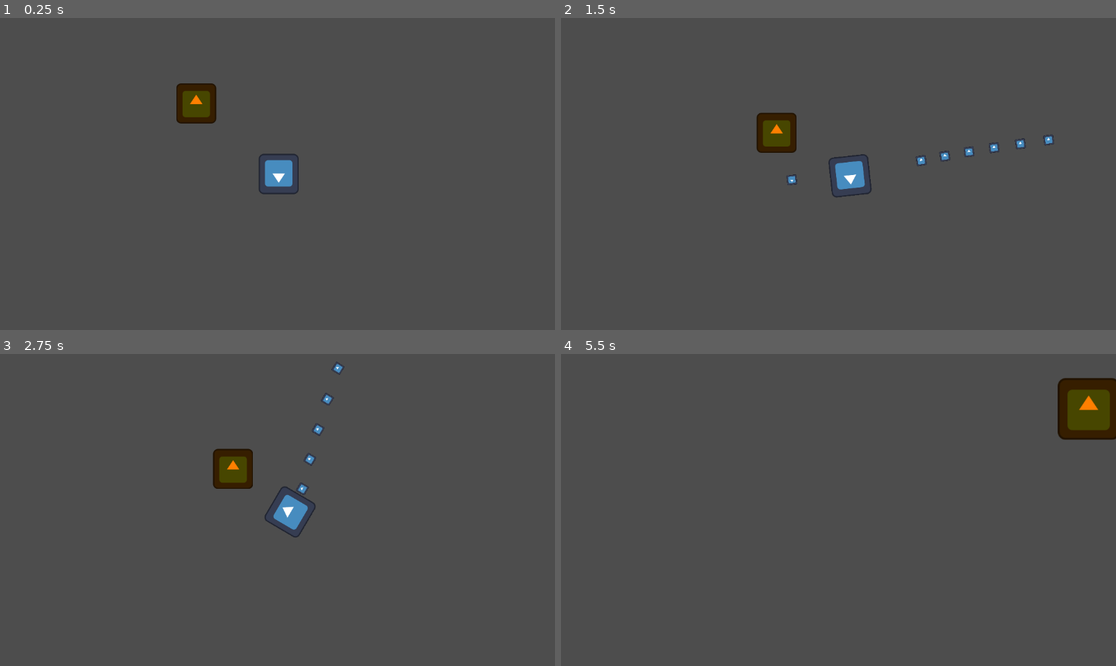
Above: before the commit, frames 1-4 (two rows, left to right).
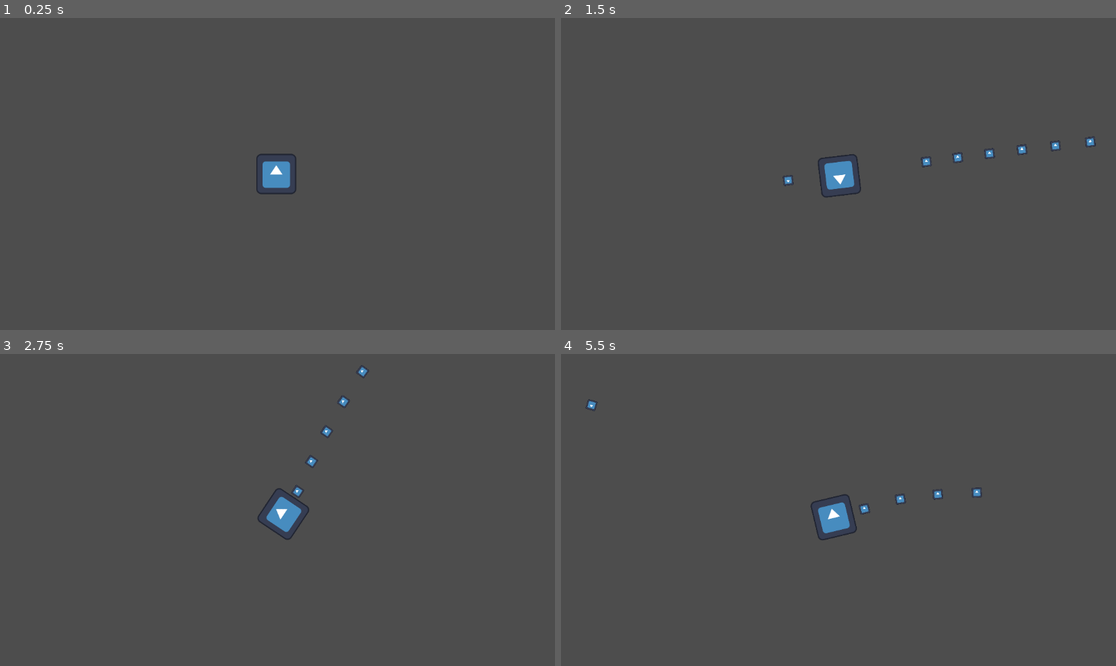
Above: after the commit, the same moments.

Repository: CMBadiuk/GMTK-Jam-25-Splashdown
Game: Godot game, scene res://World.tscn
Same seed, same stepped clock (60 frames per second), same inputs: the game is played once before the commit and once after it. The engine's default icon, where the game draws it, is replaced by a stand-in: a white triangle on a blue panel in a dark square.
Inputs (mouse positions are in pixels of both pictures, inside the frame that each line leads up to):
- Up to frame 1 (0.25 s): no input
- Up to frame 2 (1.5 s): move the mouse to (960, 158) at 0.52 s; press the mouse at (960, 158) at 0.53 s; hold D (Move_Right) 0.53-1.28 s; move the mouse to (727, 189) at 1.27 s; release the mouse at (727, 189) at 1.28 s; hold S (Move_Down) from 1.28 s (still down); click (727, 189) at 1.35 s
- Up to frame 3 (2.75 s): move the mouse to (333, 441) at 2.02 s; release S (Move_Down) at 2.03 s; press the mouse at (333, 441) at 2.03 s; hold D (Move_Right) from 2.03 s (still down)
- Up to frame 4 (5.5 s): move the mouse to (810, 572) at 2.77 s; release D (Move_Right) at 2.78 s; release the mouse at (810, 572) at 2.78 s; hold W (Move_Up) 2.78-3.53 s; click (810, 572) at 2.85 s; move the mouse to (1005, 556) at 3.52 s; press the mouse at (1005, 556) at 3.53 s; hold A (Move_Left) 3.53-5.03 s; move the mouse to (672, 463) at 4.27 s; release the mouse at (672, 463) at 4.28 s; click (672, 463) at 4.35 s; move the mouse to (866, 510) at 5.02 s; press the mouse at (866, 510) at 5.03 s; hold S (Move_Down) from 5.03 s (still down)

The runs differ from the first frame. In frame 1, 1.2% of the frame differs, in the area x 31-54%, y 20-57%; in frame 2, 2.0%; in frame 3, 1.8%; in frame 4, 2.8%, in the area x 4-100%, y 7-60%.

Commit message:
Created Full Lazy River Loop
- Added organization nodes for the red collision bodies and the river currents
- adjusted direction for each current
- created full ChaserFullNavRegion (I haven't deleted the old one just in case it creates an error)

Diff:
--- a/World.tscn
+++ b/World.tscn
@@ -1,69 +1,212 @@
-[gd_scene load_steps=6 format=3 uid="uid://cr75xubf3ymsk"]
+[gd_scene load_steps=7 format=3 uid="uid://cr75xubf3ymsk"]
 
 [ext_resource type="PackedScene" uid="uid://ckwn072cvvxnx" path="res://player.tscn" id="1_2dftf"]
 [ext_resource type="PackedScene" uid="uid://crseh7g7s6ifg" path="res://river_current.tscn" id="2_bcbcq"]
 [ext_resource type="PackedScene" uid="uid://p7acrgel14o6" path="res://chaser.tscn" id="3_bcbcq"]
 
 [sub_resource type="RectangleShape2D" id="RectangleShape2D_2dftf"]
-size = Vector2(1889, 80)
+size = Vector2(1905.21, 79.6044)
 
 [sub_resource type="NavigationPolygon" id="NavigationPolygon_2dftf"]
-vertices = PackedVector2Array(3197.42, -1058.15, 3474.02, -658.609, 2124.94, 254, 1979.08, -230, 98, 254, 98, -230)
-polygons = Array[PackedInt32Array]([PackedInt32Array(0, 1, 2, 3), PackedInt32Array(3, 2, 4, 5)])
-outlines = Array[PackedVector2Array]([PackedVector2Array(88, -240, 1976, -240, 3200, -1072, 3488, -656, 2128, 264, 88, 264)])
+vertices = PackedVector2Array(98, 243.961, -1163.14, -600.43, -1172.56, -928.172, -1096.63, -908.156, -537.211, -749.797, 254.211, -230, 2128.89, -1769.96, 2137.76, -1797.35, 3406.98, -940.008, 1982.76, -1319.04, 3458.42, -679.156, 2782.4, -764.062, 1980.14, -1310.95, 3473.75, -658.43, 2124.94, 254, 1979.02, -230, 98, 254, -538.883, -781.828, -1091.36, -927.438, -1156.96, -946.008, 103.07, -1808.98, 233.883, -1311.99, 2116.17, -1802.04, 1950.84, -1334.24, 1945.41, -1318.89, -1091.28, -927.422, -1091.45, -927.469)
+polygons = Array[PackedInt32Array]([PackedInt32Array(0, 1, 2, 3, 4, 5), PackedInt32Array(6, 7, 8), PackedInt32Array(9, 6, 8, 10, 11, 12), PackedInt32Array(10, 13, 14, 15, 11), PackedInt32Array(14, 16, 0, 5, 15), PackedInt32Array(17, 18, 19, 20, 21), PackedInt32Array(21, 20, 22, 23, 24), PackedInt32Array(18, 25, 26)])
+outlines = Array[PackedVector2Array]([PackedVector2Array(88, -240, 1976, -240, 3196, -1051, 3488, -656, 2128, 264, 88, 264), PackedVector2Array(2775, -757, 1955, -1316, 1960.27, -1330.91, 2126.35, -1800.84, 2131, -1814, 3416, -946, 3473, -657, 3190, -1040), PackedVector2Array(-533, -759, 277, -227, 92, -229, 98, 256, -1173, -595, -1183, -943), PackedVector2Array(2132, -1812, 100, -1819, -1182, -941, -537, -771, 237, -1302, 1969, -1309, 1973.25, -1322.12, 2119.38, -1773.04)])
+
+[sub_resource type="NavigationPolygon" id="NavigationPolygon_bcbcq"]
+vertices = PackedVector2Array(2772.79, -756.812, 3401.21, -933.531, 3413.78, -629.102, 2118.85, 266.008, 1964.06, -220.031, 104.07, 272.977, 247.828, -203.969, -530.359, -761.812, -1165.23, -596.43, -648.977, -793.383, -1180.39, -934.82, -1172.46, -932.711, 2128.93, -1793, 1977.13, -1310, 88.0938, -1793, 228.82, -1310, -643.969, -812.633, -519, -780.82)
+polygons = Array[PackedInt32Array]([PackedInt32Array(0, 1, 2, 3, 4), PackedInt32Array(4, 3, 5, 6), PackedInt32Array(7, 6, 5, 8, 9), PackedInt32Array(9, 8, 10, 11), PackedInt32Array(12, 1, 0, 13), PackedInt32Array(14, 12, 13, 15), PackedInt32Array(11, 14, 15, 16), PackedInt32Array(16, 9, 11), PackedInt32Array(16, 15, 17)])
+outlines = Array[PackedVector2Array]([PackedVector2Array(251, -214, 1961, -230, 2755, -757, 1974, -1300, 232, -1300, -517, -770, -1181, -939, 85, -1803, 2132, -1803, 3411, -939, 3424, -624, 2122, 276, 101, 283, -1175, -591, -1191, -948, -526, -771)])
 
 [node name="World" type="Node"]
 
 [node name="Player" parent="." instance=ExtResource("1_2dftf")]
-position = Vector2(712, 88)
-
-[node name="RiverCurrent" parent="." instance=ExtResource("2_bcbcq")]
+position = Vector2(-709, -1037)
+
+[node name="RiverCurrents" type="Node" parent="."]
+
+[node name="RiverCurrent" parent="RiverCurrents" instance=ExtResource("2_bcbcq")]
 position = Vector2(1112, 16)
 
-[node name="RiverCurrent2" parent="." instance=ExtResource("2_bcbcq")]
+[node name="RiverCurrent2" parent="RiverCurrents" instance=ExtResource("2_bcbcq")]
 position = Vector2(2664, -400)
 rotation = -0.597879
 scale = Vector2(0.80021, 1)
 current_direction = Vector2(1, -0.5)
 
-[node name="StaticBody2D" type="StaticBody2D" parent="."]
-
-[node name="CollisionShape2D" type="CollisionShape2D" parent="StaticBody2D"]
-position = Vector2(1032, -280)
-shape = SubResource("RectangleShape2D_2dftf")
-debug_color = Color(1, 0, 0, 0.419608)
-
-[node name="StaticBody2D2" type="StaticBody2D" parent="."]
-position = Vector2(-8, 592)
+[node name="RiverCurrent5" parent="RiverCurrents" instance=ExtResource("2_bcbcq")]
+position = Vector2(-438, -406)
+rotation = 0.592907
+scale = Vector2(0.80021, 1)
+current_direction = Vector2(1, 0.5)
+
+[node name="RiverCurrent3" parent="RiverCurrents" instance=ExtResource("2_bcbcq")]
+position = Vector2(2677, -1131)
+rotation = -2.54879
+scale = Vector2(0.80021, 1)
+current_direction = Vector2(-1, -0.5)
+
+[node name="RiverCurrent6" parent="RiverCurrents" instance=ExtResource("2_bcbcq")]
+position = Vector2(-409, -1145)
+rotation = -0.594415
+scale = Vector2(0.80021, 1)
+current_direction = Vector2(-1, 0)
+
+[node name="RiverCurrent4" parent="RiverCurrents" instance=ExtResource("2_bcbcq")]
+position = Vector2(1159, -1545)
+rotation = -3.1421
+scale = Vector2(1.04021, 1)
+current_direction = Vector2(-1, 0)
+
+[node name="RedCollisionBodies" type="Node" parent="."]
+
+[node name="StaticBody2D" type="StaticBody2D" parent="RedCollisionBodies"]
+
+[node name="CollisionShape2D" type="CollisionShape2D" parent="RedCollisionBodies/StaticBody2D"]
+position = Vector2(1097, -280)
+scale = Vector2(0.9029, 1)
+shape = SubResource("RectangleShape2D_2dftf")
+debug_color = Color(1, 0, 0, 0.419608)
+
+[node name="StaticBody2D5" type="StaticBody2D" parent="RedCollisionBodies"]
+position = Vector2(0, -971)
+
+[node name="CollisionShape2D" type="CollisionShape2D" parent="RedCollisionBodies/StaticBody2D5"]
+position = Vector2(1097, -280)
+scale = Vector2(0.9029, 1)
+shape = SubResource("RectangleShape2D_2dftf")
+debug_color = Color(1, 0, 0, 0.419608)
+
+[node name="StaticBody2D2" type="StaticBody2D" parent="RedCollisionBodies"]
+position = Vector2(71, -1916)
 scale = Vector2(1.10122, 1.00696)
 
-[node name="CollisionShape2D" type="CollisionShape2D" parent="StaticBody2D2"]
-position = Vector2(1032, -280)
-shape = SubResource("RectangleShape2D_2dftf")
-debug_color = Color(1, 0, 0, 0.419608)
-
-[node name="StaticBody2D3" type="StaticBody2D" parent="."]
+[node name="CollisionShape2D" type="CollisionShape2D" parent="RedCollisionBodies/StaticBody2D2"]
+position = Vector2(954.396, 65.5438)
+shape = SubResource("RectangleShape2D_2dftf")
+debug_color = Color(1, 0, 0, 0.419608)
+
+[node name="StaticBody2D6" type="StaticBody2D" parent="RedCollisionBodies"]
+position = Vector2(71, 253)
+scale = Vector2(1.10122, 1.00696)
+
+[node name="CollisionShape2D" type="CollisionShape2D" parent="RedCollisionBodies/StaticBody2D6"]
+position = Vector2(954.396, 65.5438)
+shape = SubResource("RectangleShape2D_2dftf")
+debug_color = Color(1, 0, 0, 0.419608)
+
+[node name="StaticBody2D3" type="StaticBody2D" parent="RedCollisionBodies"]
 position = Vector2(2048, -6.10352e-05)
 rotation = -0.595204
-scale = Vector2(0.795758, 1.00014)
-
-[node name="CollisionShape2D" type="CollisionShape2D" parent="StaticBody2D3"]
-position = Vector2(1032, -280)
-shape = SubResource("RectangleShape2D_2dftf")
-debug_color = Color(1, 0, 0, 0.419608)
-
-[node name="StaticBody2D4" type="StaticBody2D" parent="."]
+scale = Vector2(0.485931, 1.00014)
+
+[node name="CollisionShape2D" type="CollisionShape2D" parent="RedCollisionBodies/StaticBody2D3"]
+position = Vector2(1085.79, -281.562)
+shape = SubResource("RectangleShape2D_2dftf")
+debug_color = Color(1, 0, 0, 0.419608)
+
+[node name="StaticBody2D9" type="StaticBody2D" parent="RedCollisionBodies"]
+position = Vector2(-336, -504)
+rotation = -0.595204
+scale = Vector2(0.441077, 1.00014)
+
+[node name="CollisionShape2D" type="CollisionShape2D" parent="RedCollisionBodies/StaticBody2D9"]
+position = Vector2(1142.86, -287.832)
+shape = SubResource("RectangleShape2D_2dftf")
+debug_color = Color(1, 0, 0, 0.419608)
+
+[node name="StaticBody2D10" type="StaticBody2D" parent="RedCollisionBodies"]
+position = Vector2(-1253, -558)
+rotation = -0.595204
+scale = Vector2(0.941426, 1.21198)
+
+[node name="CollisionShape2D" type="CollisionShape2D" parent="RedCollisionBodies/StaticBody2D10"]
+position = Vector2(1047.76, -266.009)
+shape = SubResource("RectangleShape2D_2dftf")
+debug_color = Color(1, 0, 0, 0.419608)
+
+[node name="StaticBody2D13" type="StaticBody2D" parent="RedCollisionBodies"]
+position = Vector2(-1253, -558)
+rotation = -0.595204
+scale = Vector2(0.941426, 1.21198)
+
+[node name="CollisionShape2D" type="CollisionShape2D" parent="RedCollisionBodies/StaticBody2D13"]
+position = Vector2(170.742, -144.363)
+rotation = -0.86613
+scale = Vector2(0.193746, 1)
+shape = SubResource("RectangleShape2D_2dftf")
+debug_color = Color(1, 0, 0, 0.419608)
+
+[node name="StaticBody2D14" type="StaticBody2D" parent="RedCollisionBodies"]
+position = Vector2(3425, -558)
+rotation = -0.595204
+scale = Vector2(0.941426, 1.21198)
+
+[node name="CollisionShape2D" type="CollisionShape2D" parent="RedCollisionBodies/StaticBody2D14"]
+position = Vector2(170.742, -144.363)
+rotation = -0.86613
+scale = Vector2(0.193746, 1)
+shape = SubResource("RectangleShape2D_2dftf")
+debug_color = Color(1, 0, 0, 0.419608)
+
+[node name="StaticBody2D4" type="StaticBody2D" parent="RedCollisionBodies"]
 position = Vector2(2240, 584)
 rotation = -0.595204
 scale = Vector2(0.874901, 1.01209)
 
-[node name="CollisionShape2D" type="CollisionShape2D" parent="StaticBody2D4"]
-position = Vector2(1032, -280)
+[node name="CollisionShape2D" type="CollisionShape2D" parent="RedCollisionBodies/StaticBody2D4"]
+position = Vector2(1032, -280)
+shape = SubResource("RectangleShape2D_2dftf")
+debug_color = Color(1, 0, 0, 0.419608)
+
+[node name="StaticBody2D7" type="StaticBody2D" parent="RedCollisionBodies"]
+position = Vector2(-1672, -535)
+rotation = 0.595157
+scale = Vector2(0.986, 1.01209)
+
+[node name="CollisionShape2D" type="CollisionShape2D" parent="RedCollisionBodies/StaticBody2D7"]
+position = Vector2(1032, -280)
+shape = SubResource("RectangleShape2D_2dftf")
+debug_color = Color(1, 0, 0, 0.419608)
+
+[node name="StaticBody2D8" type="StaticBody2D" parent="RedCollisionBodies"]
+position = Vector2(1912, -1665)
+rotation = 0.595157
+scale = Vector2(0.986, 1.01209)
+
+[node name="CollisionShape2D" type="CollisionShape2D" parent="RedCollisionBodies/StaticBody2D8"]
+position = Vector2(1032, -280)
+shape = SubResource("RectangleShape2D_2dftf")
+debug_color = Color(1, 0, 0, 0.419608)
+
+[node name="StaticBody2D11" type="StaticBody2D" parent="RedCollisionBodies"]
+position = Vector2(1750, -1050)
+rotation = 0.595157
+scale = Vector2(0.486987, 1.01796)
+
+[node name="CollisionShape2D" type="CollisionShape2D" parent="RedCollisionBodies/StaticBody2D11"]
+position = Vector2(1032, -280)
+shape = SubResource("RectangleShape2D_2dftf")
+debug_color = Color(1, 0, 0, 0.419608)
+
+[node name="StaticBody2D12" type="StaticBody2D" parent="RedCollisionBodies"]
+position = Vector2(1750, -1050)
+rotation = 0.595157
+scale = Vector2(0.486987, 1.01796)
+
+[node name="CollisionShape2D" type="CollisionShape2D" parent="RedCollisionBodies/StaticBody2D12"]
+position = Vector2(-2531.15, 1439.09)
+scale = Vector2(1.00212, 1)
 shape = SubResource("RectangleShape2D_2dftf")
 debug_color = Color(1, 0, 0, 0.419608)
 
 [node name="ChaserNavRegion" type="NavigationRegion2D" parent="."]
+visible = false
+position = Vector2(0, 10)
 navigation_polygon = SubResource("NavigationPolygon_2dftf")
 
 [node name="ChaserBody" parent="." instance=ExtResource("3_bcbcq")]
+visible = false
 position = Vector2(440, -144)
+
+[node name="ChaserFullNavRegion" type="NavigationRegion2D" parent="."]
+navigation_polygon = SubResource("NavigationPolygon_bcbcq")
